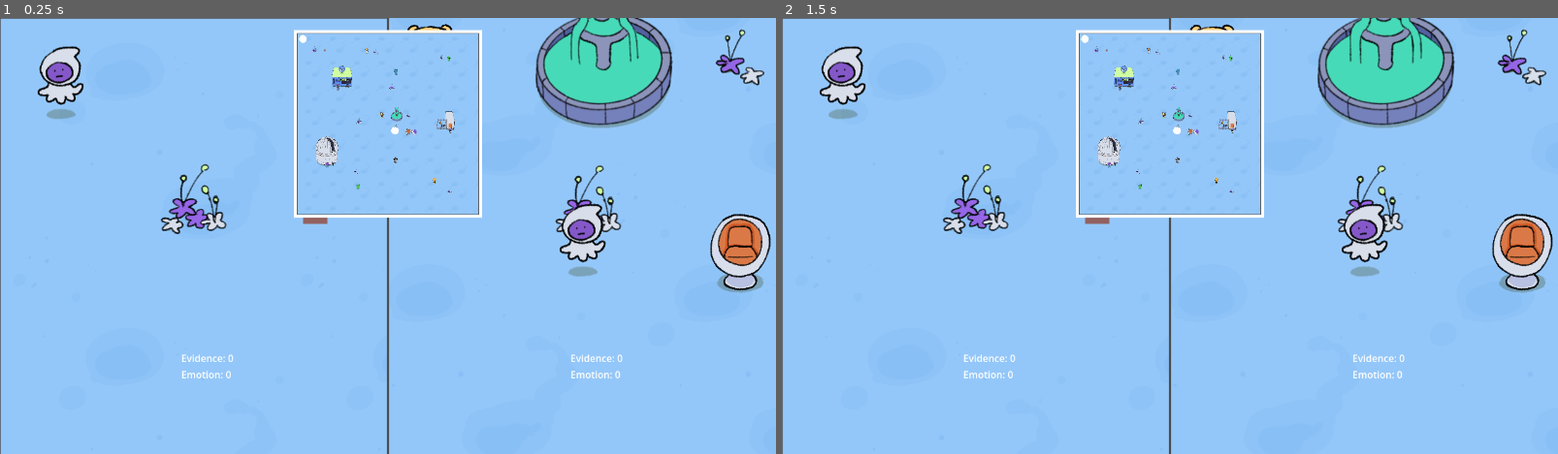
Above: before the commit, frames 1-2 (left to right).
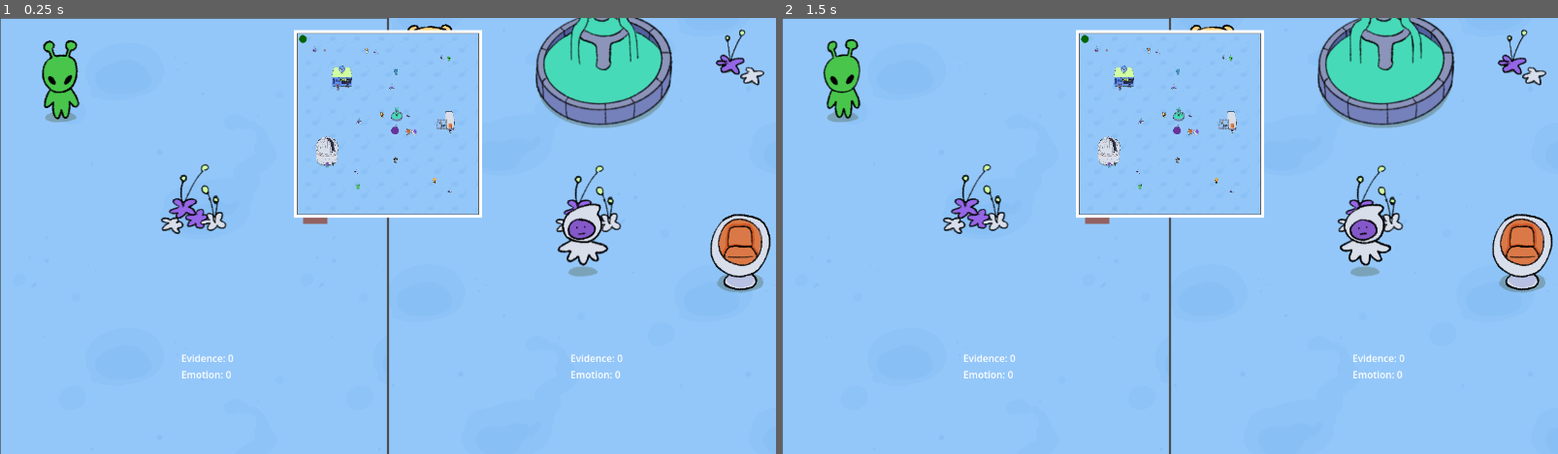
Above: after the commit, the same moments.

Repository: liannie3/wwhataburger
Game: Godot game, scene res://main_game/SpitScreen.tscn
Two runs of this game, one before a commit and one after it. Both use one fixed random seed, a clock stepped at 60 frames per second and the inputs below. This scene is started directly instead of the project's main scene.
Inputs:
- Up to frame 1 (0.25 s): no input
- Up to frame 2 (1.5 s): no input

The runs differ from the first frame. In frame 1, 1.1% of the frame differs, in the area x 4-79%, y 3-57%; in frame 2, 1.0%.
Error before the commit: Parse Error: Cannot find member "REVERSE_CONTROLS" in base "EmotionData.Emotion". (res://main_game/player.gd:40)

Commit message:
Add all emotion effects

Diff:
--- a/core/emotion_data.gd
+++ b/core/emotion_data.gd
@@ -2,69 +2,65 @@
 extends RefCounted
 
 enum Emotion {
-    NONE,
-    ANGER,
-    SADNESS,
-    FEAR,
-    LONELINESS,
-    JOY,
-    NERVOUS,
-    GRATEFUL,
-    CONTEMPT,
-    DOUBLE_EVIDENCE,
-    LOSE_EVIDENCE
+	NONE,
+	ANGER,
+	SADNESS,
+	FEAR,
+	LONELINESS,
+	JOY,
+	NERVOUS,
+	GRATEFUL
 }
 
 const DEFAULT_ZOOM := Vector2(1.0, 1.0)
 
 const SPEED_MULTIPLIER: Dictionary = {
-    Emotion.ANGER: 1.5,
-    Emotion.SADNESS: 0.5
+	Emotion.ANGER: 1.5,
+	Emotion.SADNESS: 0.5
 }
 
 const ACCELERATION: Dictionary = {
-    Emotion.NERVOUS: 8.0,
-    Emotion.CONTEMPT: 8.0 # Retained from your original script
+	Emotion.NERVOUS: 8.0,
 }
 
 const HAS_DASH: Dictionary = {
-    Emotion.JOY: true
+	Emotion.JOY: true
 }
 
 const HAS_REVERSE_CONTROLS: Dictionary = {
-    Emotion.FEAR: true
+	Emotion.FEAR: true
 }
 
 const CAMERA_ZOOM: Dictionary = {
-    Emotion.LONELINESS: Vector2(2.0, 2.0),
-    Emotion.GRATEFUL: Vector2(0.5, 0.5)
+	Emotion.LONELINESS: Vector2(2.0, 2.0),
+	Emotion.GRATEFUL: Vector2(0.5, 0.5)
 }
 
 const DURATION: Dictionary = {
-    Emotion.NONE: 0.0,
-    Emotion.ANGER: 10.0,
-    Emotion.SADNESS: 10.0,
-    Emotion.FEAR: 10.0,
-    Emotion.LONELINESS: 10.0,
-    Emotion.JOY: 10.0,
-    Emotion.NERVOUS: 10.0,
-    Emotion.GRATEFUL: 10.0,
+	Emotion.NONE: 0.0,
+	Emotion.ANGER: 10.0,
+	Emotion.SADNESS: 10.0,
+	Emotion.FEAR: 10.0,
+	Emotion.LONELINESS: 10.0,
+	Emotion.JOY: 10.0,
+	Emotion.NERVOUS: 10.0,
+	Emotion.GRATEFUL: 10.0,
 }
 
 static func get_speed_multiplier(emotion: Emotion) -> float:
-    return SPEED_MULTIPLIER.get(emotion, 1.0)
+	return SPEED_MULTIPLIER.get(emotion, 1.0)
 
 static func get_acceleration(emotion: Emotion) -> float:
-    return ACCELERATION.get(emotion, 0.0)
+	return ACCELERATION.get(emotion, 0.0)
 
 static func has_dash(emotion: Emotion) -> bool:
-    return HAS_DASH.get(emotion, false)
+	return HAS_DASH.get(emotion, false)
 
 static func has_reverse_controls(emotion: Emotion) -> bool:
-    return HAS_REVERSE_CONTROLS.get(emotion, false)
+	return HAS_REVERSE_CONTROLS.get(emotion, false)
 
 static func get_camera_zoom(emotion: Emotion) -> Vector2:
-    return CAMERA_ZOOM.get(emotion, DEFAULT_ZOOM)
+	return CAMERA_ZOOM.get(emotion, DEFAULT_ZOOM)
 
 static func get_duration(emotion: Emotion) -> float:
-    return DURATION.get(emotion, 0.0)
+	return DURATION.get(emotion, 0.0)
--- a/main_game/MainGame.tscn
+++ b/main_game/MainGame.tscn
@@ -185,6 +185,7 @@
 
 [node name="TestEmotion" parent="." unique_id=1897053641 instance=ExtResource("5_w0aw3")]
 position = Vector2(500, 300)
+emotion_to_apply = 7
 
 [node name="Bless" parent="." unique_id=2116983378 instance=ExtResource("4_03gfc")]
 position = Vector2(1167, 2954)
--- a/main_game/TestEmotion.tscn
+++ b/main_game/TestEmotion.tscn
@@ -7,6 +7,7 @@
 
 [node name="TestEmotion" type="Area2D" unique_id=1897053641]
 script = ExtResource("1_h3gpv")
+metadata/_edit_group_ = true
 
 [node name="ColorRect" type="ColorRect" parent="." unique_id=916523286]
 offset_right = 40.0
--- a/main_game/player.gd
+++ b/main_game/player.gd
@@ -8,9 +8,22 @@
 @onready var minimap_dot = $MinimapDot
 @onready var anim = $AnimatedSprite2D
 @onready var player_ui = $PlayerUI
+@onready var camera = $Camera2D
 
 # Variable to hold the player's current emotion
 var current_emotion: EmotionData.Emotion = EmotionData.Emotion.NONE
+
+# Camera zoom tween tracker
+var _zoom_tween: Tween
+
+# Dash state (JOY double-tap)
+var _last_tap_direction: Vector2 = Vector2.ZERO
+var _last_tap_time: float = 0.0
+var _is_dashing: bool = false
+var _dash_timer: float = 0.0
+var _dash_direction: Vector2 = Vector2.ZERO
+const DASH_DURATION: float = 0.2
+const DOUBLE_TAP_WINDOW: float = 0.3
 
 func _ready() -> void:
 	# Paint the dot based on the player ID!
@@ -24,6 +37,7 @@
 	# Connect to the EmotionManager to listen for changes, and grab the starting state
 	EmotionManager.emotion_changed.connect(_on_emotion_changed)
 	current_emotion = EmotionManager.get_emotion(player_id)
+	_apply_camera_zoom(current_emotion)
 
 func _physics_process(delta: float) -> void:
 	var prefix = "p" + str(player_id) + "_"
@@ -31,13 +45,12 @@
 	var down = prefix + "down"
 	var left = prefix + "left"
 	var right = prefix + "right"
-	var dash = prefix + "dash" # Will need keys
 
 	# 2. Get the raw movement direction
 	var direction = Input.get_vector(left, right, up, down)
 
 	# EMOTION MODIFIER: Reverse Controls
-	if current_emotion == EmotionData.Emotion.REVERSE_CONTROLS:
+	if EmotionData.has_reverse_controls(current_emotion):
 		direction *= -1
 
 	# EMOTION MODIFIER: Speed
@@ -51,10 +64,14 @@
 	else:
 		velocity = target_velocity
 
-	# EMOTION MODIFIER: Dash (Fear)
-	#if Input.is_action_just_pressed(dash) and EmotionData.has_dash(current_emotion):
-	#	var dash_dir = direction if direction != Vector2.ZERO else _get_facing_direction()
-	#	velocity = dash_dir * dash_speed
+	# EMOTION MODIFIER: Dash (JOY double-tap)
+	if EmotionData.has_dash(current_emotion):
+		_process_dash(delta, up, down, left, right)
+	elif _is_dashing:
+		_is_dashing = false
+
+	if _is_dashing:
+		velocity = _dash_direction * dash_speed
 
 	move_and_slide()
 
@@ -68,8 +85,50 @@
 func _on_emotion_changed(id: int, emotion: EmotionData.Emotion) -> void:
 	if id == player_id:
 		current_emotion = emotion
-		print(current_emotion)
-		# this is where you would apply the ZOOM_IN / ZOOM_OUT logic.
+		_apply_camera_zoom(emotion)
 
 func _get_facing_direction() -> Vector2:
 	return Vector2.LEFT if anim.flip_h else Vector2.RIGHT
+
+func _apply_camera_zoom(emotion: EmotionData.Emotion) -> void:
+	if not camera:
+		return
+	var target_zoom = EmotionData.get_camera_zoom(emotion)
+	if _zoom_tween:
+		_zoom_tween.kill()
+	_zoom_tween = create_tween()
+	_zoom_tween.tween_property(camera, "zoom", target_zoom, 0.5).set_trans(Tween.TRANS_SINE).set_ease(Tween.EASE_IN_OUT)
+
+func _get_tap_direction(up: String, down: String, left: String, right: String) -> Vector2:
+	var tap := Vector2.ZERO
+	if Input.is_action_just_pressed(left):
+		tap.x -= 1
+	if Input.is_action_just_pressed(right):
+		tap.x += 1
+	if Input.is_action_just_pressed(up):
+		tap.y -= 1
+	if Input.is_action_just_pressed(down):
+		tap.y += 1
+	return tap
+
+func _process_dash(delta: float, up: String, down: String, left: String, right: String) -> void:
+	if _is_dashing:
+		_dash_timer -= delta
+		if _dash_timer <= 0.0:
+			_is_dashing = false
+		return
+
+	var tap = _get_tap_direction(up, down, left, right)
+	if tap == Vector2.ZERO:
+		return
+
+	var now = Time.get_ticks_msec() / 1000.0
+	if tap == _last_tap_direction and (now - _last_tap_time) < DOUBLE_TAP_WINDOW:
+		_is_dashing = true
+		_dash_timer = DASH_DURATION
+		_dash_direction = tap.normalized()
+		_last_tap_direction = Vector2.ZERO
+		_last_tap_time = 0.0
+	else:
+		_last_tap_direction = tap
+		_last_tap_time = now
